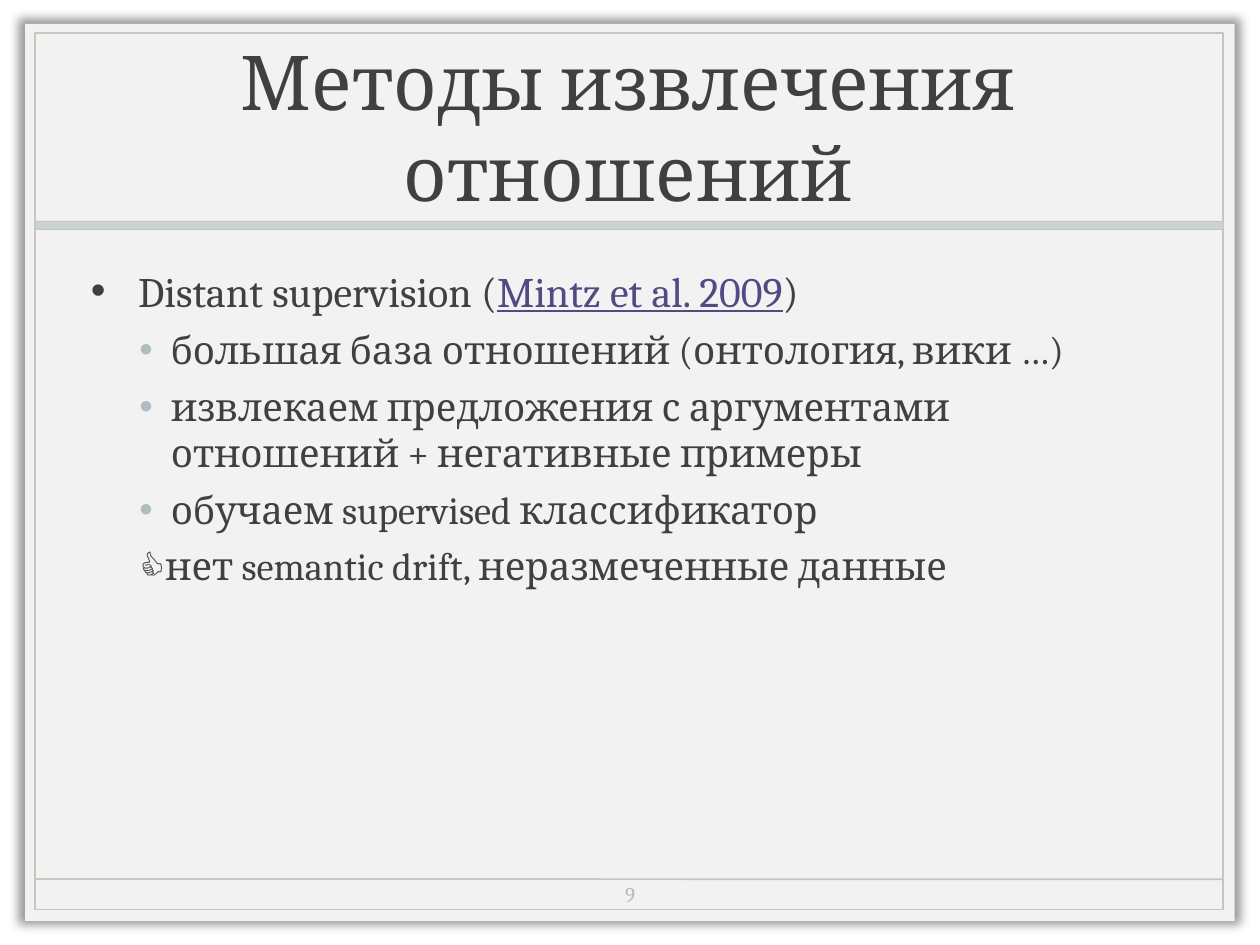
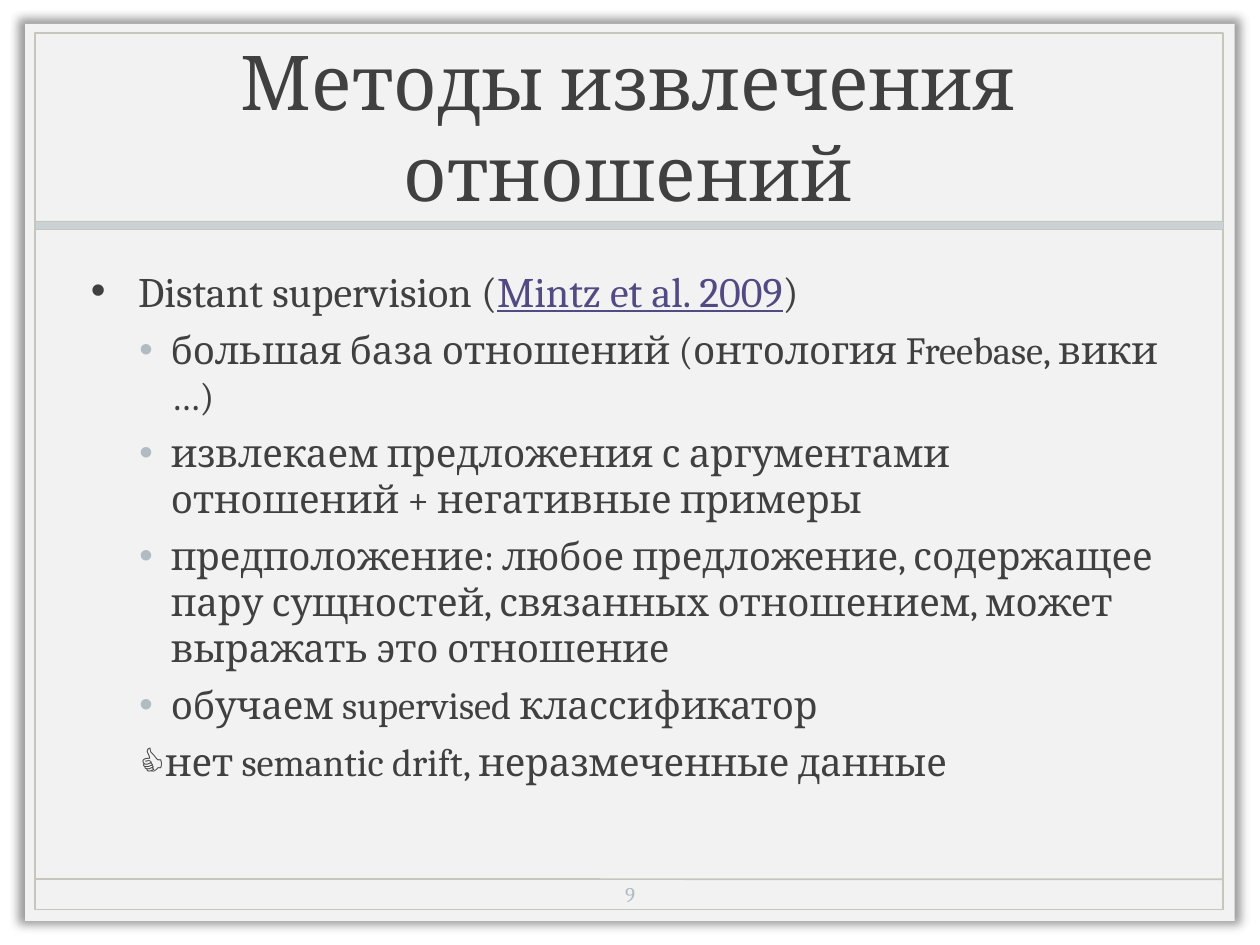
Before and after one commit to named-entity/hse-nlp, a slide deck: slide 10 of 4th_year/Slides/8_information-extraction.pptx. Drawn at 1260x945 pixels with LibreOffice and Linux fonts; fonts in the diff are those of the drawing; background and template pictures are left out. Boxes give left, top, right and bottom in pixels: in the first picture for what was removed or moved away, otherwise in the second. Text is boxed around its words. In the diff, an @@ line names an element or a change of style, - is before the commit and + after.

Commit message:
Add new lectures

```diff
--- a/4th_year/Slides/8_information-extraction.pptx
+++ b/4th_year/Slides/8_information-extraction.pptx
@@ text at [171, 334, 1158, 369]: text changed @@
-  • большая база отношений (онтология, вики …)
+  • большая база отношений (онтология Freebase, вики …)
@@ text at [171, 540, 1153, 672]: paragraph added @@
+  • предположение: любое предложение, содержащее пару сущностей, связанных отношением, может выражать это отношение
```
Also in this commit, not shown: 4 other slides changed, 2 other files.
